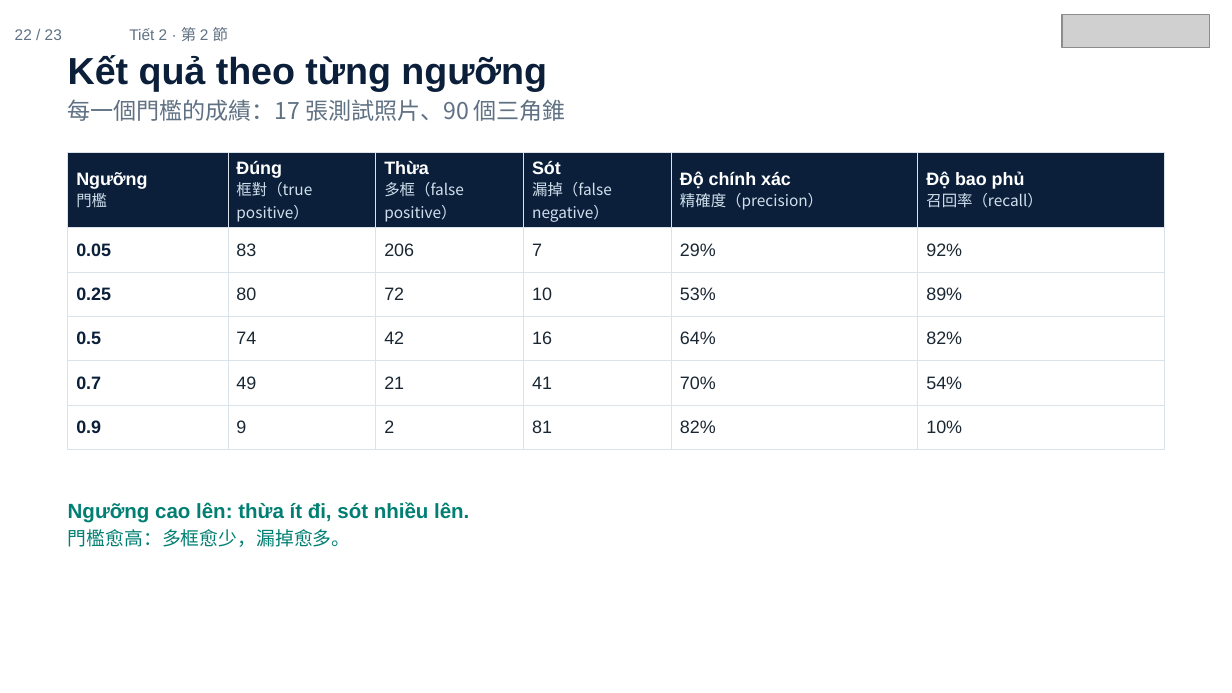
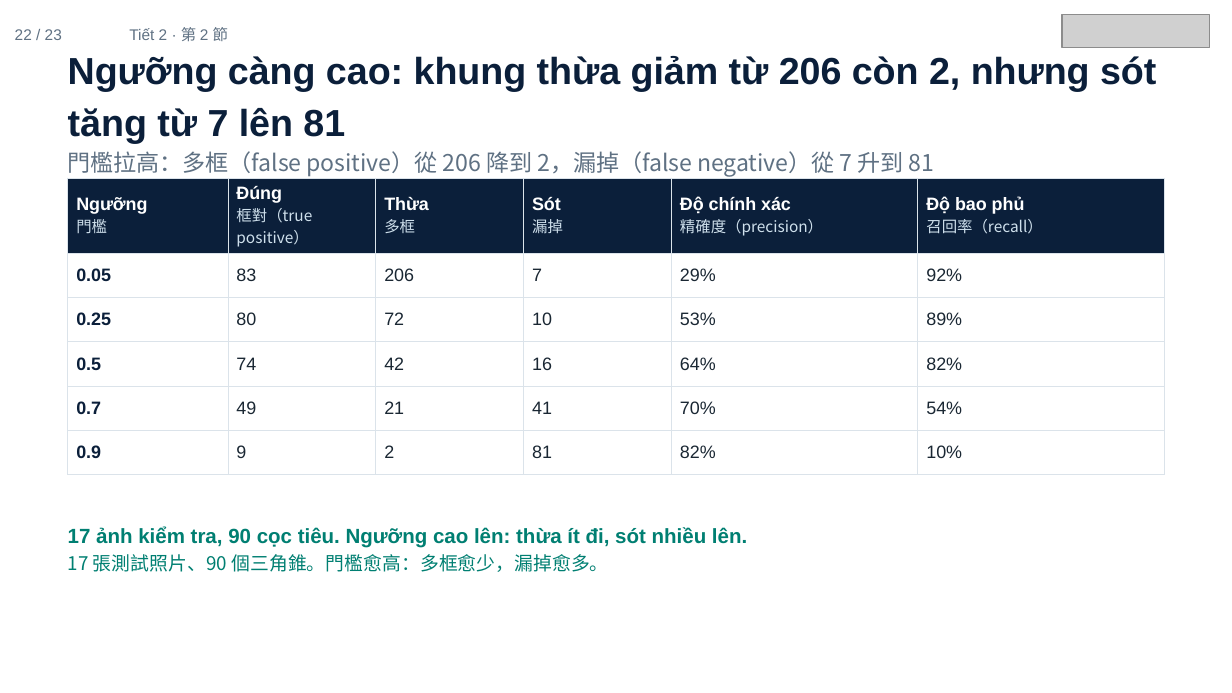
Before and after one commit to ch-neural/MITUST-Principles-of-Self-Driving-Cars, a slide deck: slide 22 of 第十週(11-12)/第十週_第2節_簡報.pptx. Drawn at 1232x693 pixels with LibreOffice and Linux fonts; fonts in the diff are those of the drawing; grey boxes stand for pictures. Boxes give left, top, right and bottom in pixels: in the first picture for what was removed or moved away, otherwise in the second. Text is boxed around its words. In the diff, an @@ line names an element or a change of style, - is before the commit and + after.

```diff
--- a/第十週(11-12)/第十週_第2節_簡報.pptx
+++ b/第十週(11-12)/第十週_第2節_簡報.pptx
@@ text at (68,56,1156,177): text changed; size 13.5 to 22 pt; font Noto Sans CJK SC to Arial; text colour #5F7183 to #0B1F3A; bold on @@
-Kết quả theo từng ngưỡng
-每一個門檻的成績：17 張測試照片、90 個三角錐
+Ngưỡng càng cao: khung thừa giảm từ 206 còn 2, nhưng sót tăng từ 7 lên 81
+門檻拉高：多框（false positive）從 206 降到 2，漏掉（false negative）從 7 升到 81
@@ table at (68,179,1164,462) @@
-row 1, column 3: Thừa / 多框（false positive）
+row 1, column 3: Thừa / 多框
-row 1, column 4: Sót / 漏掉（false negative）
+row 1, column 4: Sót / 漏掉
@@ table: place and size @@
-table at (68,153,1164,437)
+table at (68,179,1164,462)
@@ text at (68,527,747,572): text changed @@
-Ngưỡng cao lên: thừa ít đi, sót nhiều lên.
-門檻愈高：多框愈少，漏掉愈多。
+17 ảnh kiểm tra, 90 cọc tiêu. Ngưỡng cao lên: thừa ít đi, sót nhiều lên.
+17 張測試照片、90 個三角錐。門檻愈高：多框愈少，漏掉愈多。
```
Also in this commit, not shown: 12 other slides changed.
